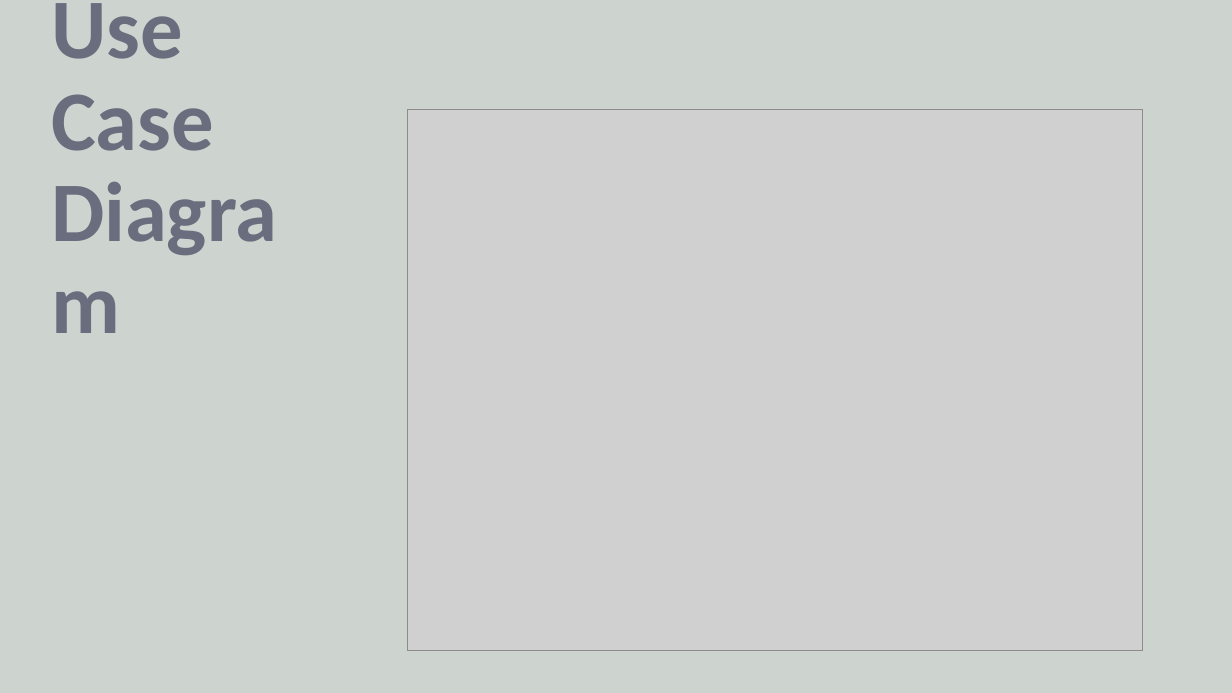
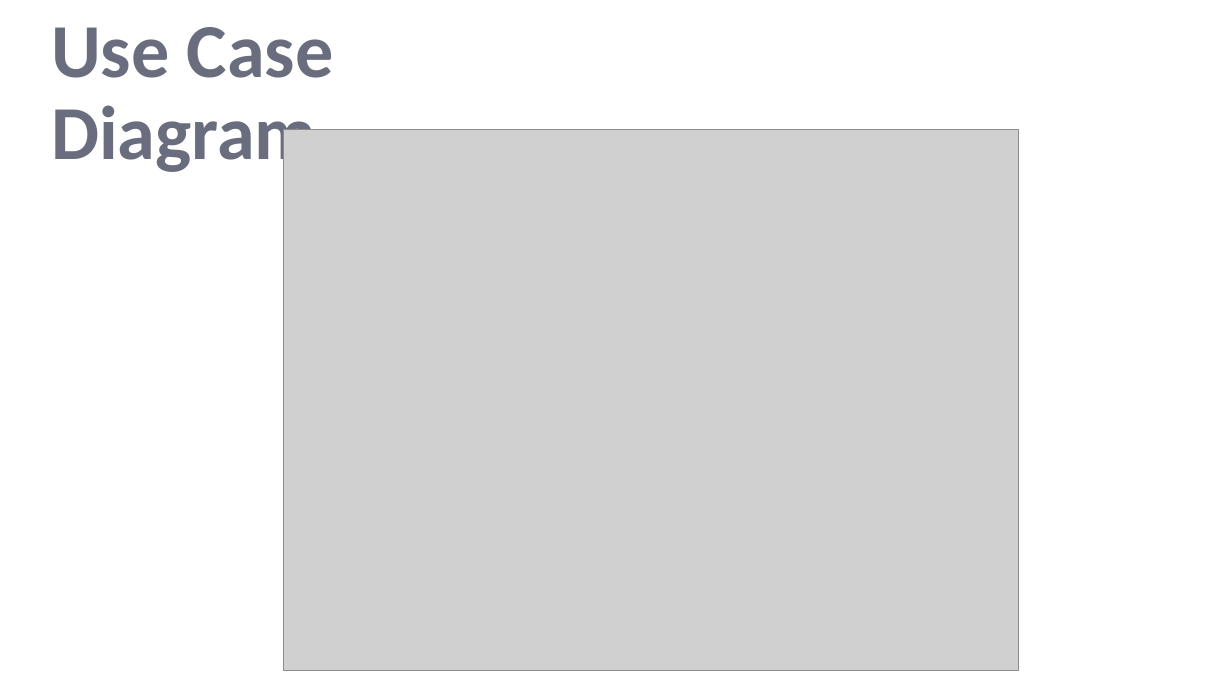
Before and after one commit to steevejoseph/contact-manager, a slide deck: slide 5 of ContactManager.pptx (slide 4 before the commit). Drawn at 1232x693 pixels with LibreOffice and Linux fonts; fonts in the diff are those of the drawing; grey boxes stand for pictures. Boxes give left, top, right and bottom in pixels: in the first picture for what was removed or moved away, otherwise in the second. Text is boxed around its words. In the diff, an @@ line names an element or a change of style, - is before the commit and + after.

```diff
--- a/ContactManager.pptx
+++ b/ContactManager.pptx
@@ background #CDD3CE to #FFFFFF @@
@@ title "Use Case Diagram" at bbox=[51, 27, 334, 177]: size 66 to 59.4 pt @@
@@ picture: place and size @@
-picture at bbox=[408, 110, 1142, 651]
+picture at bbox=[284, 129, 1019, 670]
```
Also in this commit, not shown: 3 other slides changed, 5 slides added.
